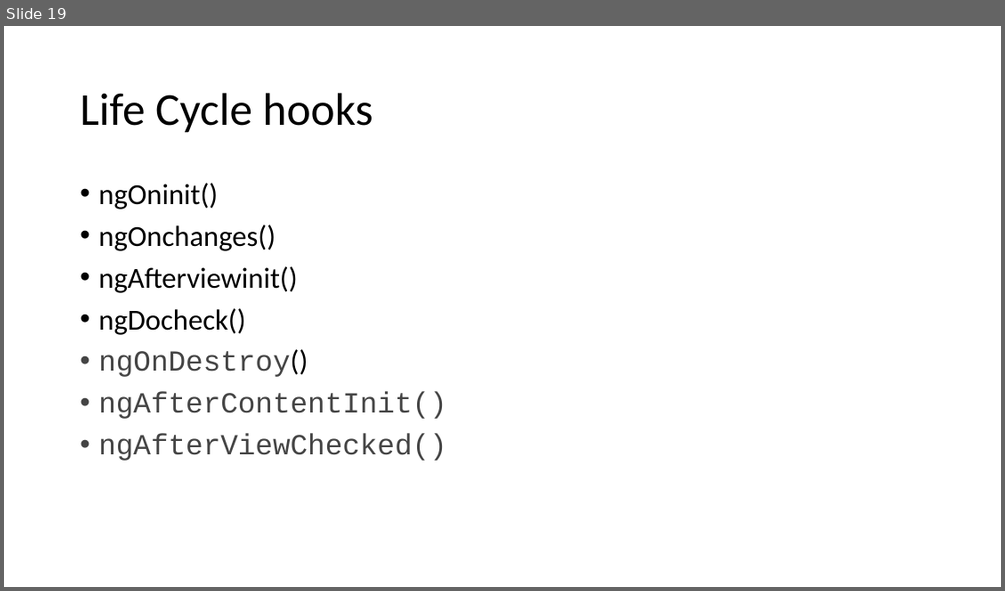
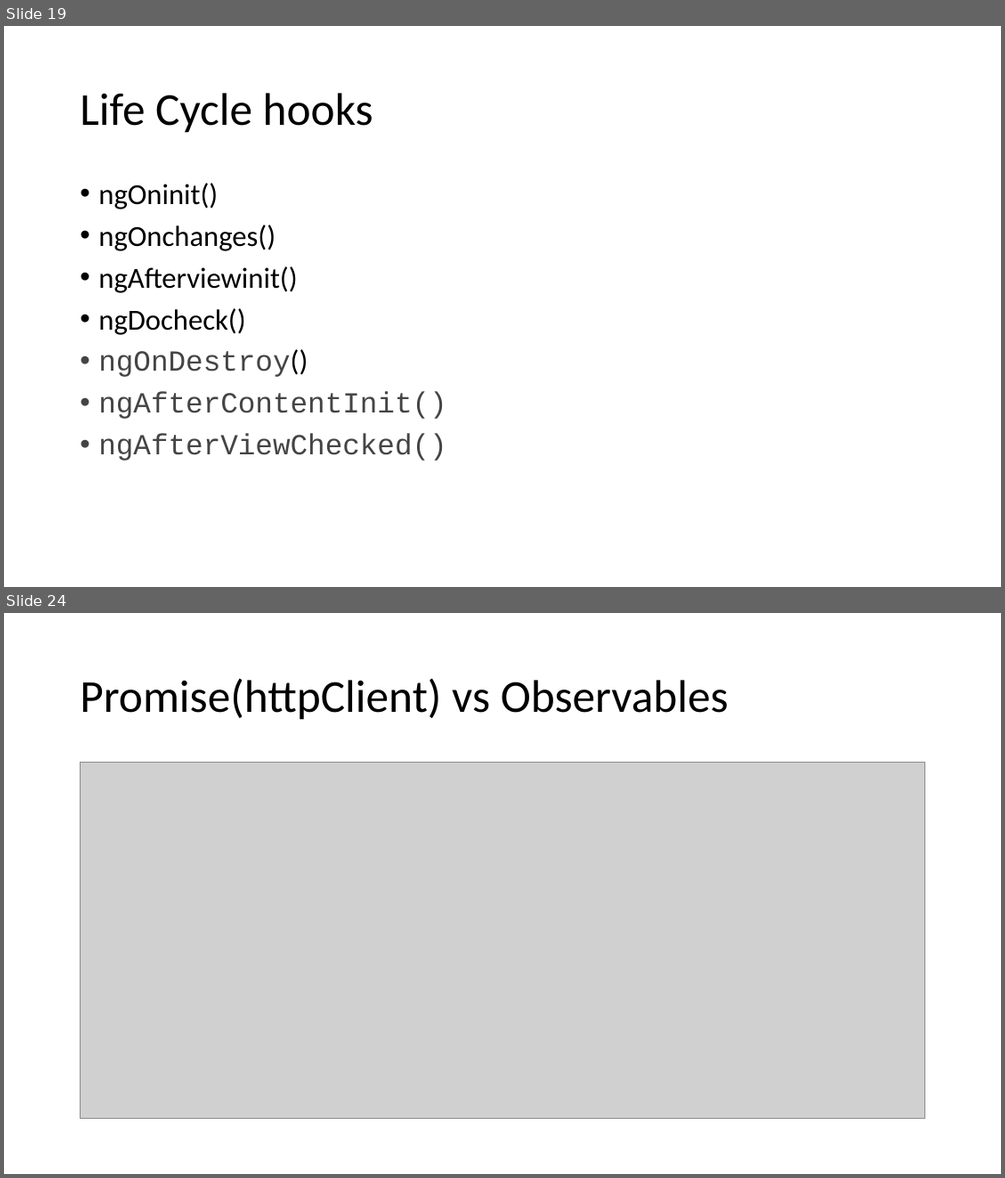
Before and after one commit to 00Maddy/angularDemo, a slide deck: ANGULAR.pptm. Shown one above the other, each under a label of ours: slide 19 before the commit, slides 19 and 24 after it; the slides between them are not shown. The pictures are 1005x591 and 1005x1178 pixels, drawn with LibreOffice and Linux fonts; fonts in the diff are those of the drawing; grey boxes stand for pictures. Boxes give left, top, right and bottom in pixels: in the first picture for what was removed or moved away, otherwise in the second. Text is boxed around its words. In the diff, an @@ line names an element or a change of style, - is before the commit and + after.

Commit message:
observables

```diff
--- a/ANGULAR.pptm
+++ b/ANGULAR.pptm
@@ slide 24 added at <box>4,613,1001,1174</box>, background #FFFFFF @@
@@ title added at <box>80,678,728,720</box>, 44 pt, text #000000 @@
+Promise(httpClient) vs Observables
@@ picture added at <box>81,763,925,1119</box> @@
```
Also in this commit, not shown: 5 other slides added, 1 slide removed, 2 other files.
